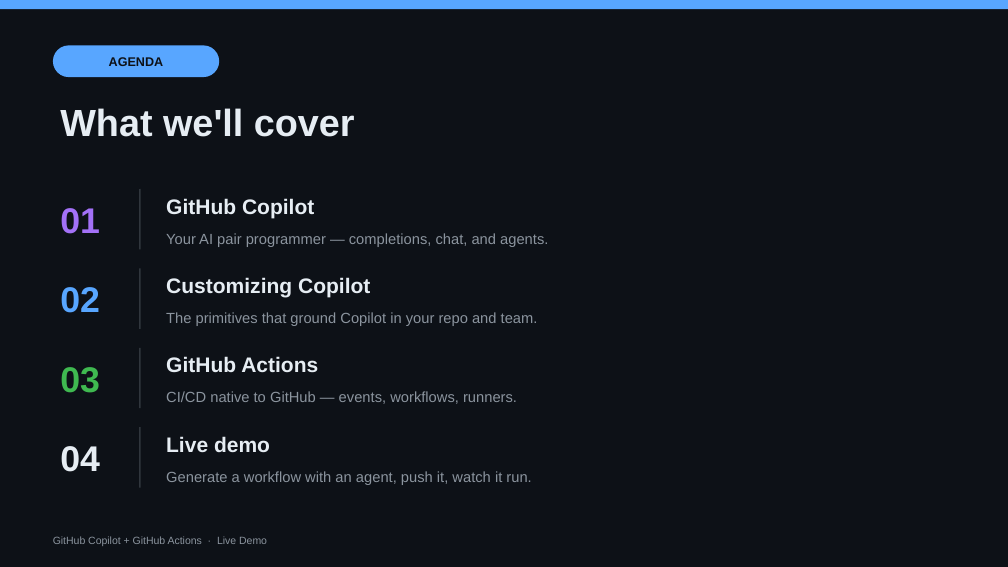
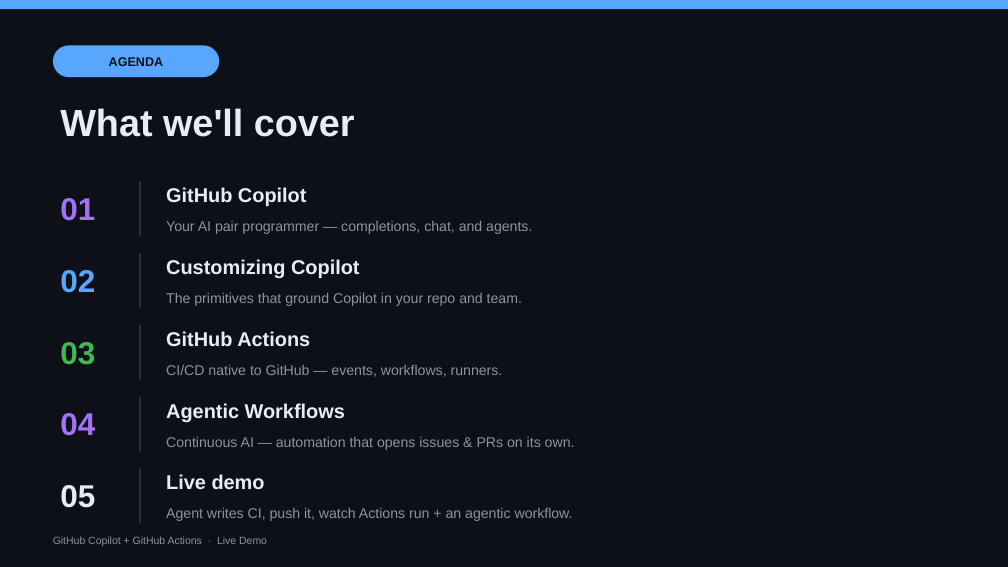
Before and after one commit to Roshawn21/TechWorkshop-L300-GitHub-Copilot-and-platform, a slide deck: slide 2 of presentation/copilot-actions-overview.pptx. Drawn at 1008x567 pixels with LibreOffice and Linux fonts; fonts in the diff are those of the drawing. Boxes give left, top, right and bottom in pixels: in the first picture for what was removed or moved away, otherwise in the second. Text is boxed around its words. In the diff, an @@ line names an element or a change of style, - is before the commit and + after.

```diff
--- a/presentation/copilot-actions-overview.pptx
+++ b/presentation/copilot-actions-overview.pptx
@@ text "01" moved from (x1=60, y1=208, x2=100, y2=234) to (x1=60, y1=198, x2=95, y2=221) @@
@@ text "GitHub Copilot" moved from (x1=166, y1=198, x2=314, y2=218) to (x1=166, y1=187, x2=307, y2=206) @@
@@ line moved from (140, 189) - (140, 250) to (140, 181) - (140, 236) @@
@@ text "Your AI pair programmer — ..." moved from (x1=166, y1=233, x2=548, y2=247) to (x1=166, y1=221, x2=532, y2=234) @@
@@ text "02" moved from (x1=60, y1=287, x2=100, y2=313) to (x1=60, y1=270, x2=95, y2=293) @@
@@ line moved from (140, 268) - (140, 329) to (140, 253) - (140, 308) @@
@@ text "Customizing Copilot" moved from (x1=166, y1=277, x2=370, y2=297) to (x1=166, y1=259, x2=360, y2=278) @@
@@ text "The primitives that ground Copilot ..." moved from (x1=166, y1=312, x2=538, y2=326) to (x1=166, y1=293, x2=522, y2=306) @@
@@ size 34 to 30 pt in 3 elements at (x1=60, y1=198, x2=95, y2=221), (x1=60, y1=270, x2=95, y2=293), (x1=60, y1=342, x2=95, y2=365) @@
@@ text "03" moved from (x1=60, y1=367, x2=100, y2=393) to (x1=60, y1=342, x2=95, y2=365) @@
@@ line moved from (140, 348) - (140, 408) to (140, 325) - (140, 380) @@
@@ text "GitHub Actions" moved from (x1=166, y1=356, x2=318, y2=373) to (x1=166, y1=331, x2=310, y2=346) @@
@@ size 14 to 13.5 pt in 3 elements at (x1=166, y1=221, x2=532, y2=234), (x1=166, y1=293, x2=522, y2=306), (x1=166, y1=365, x2=503, y2=377) @@
@@ text "CI/CD native to GitHub — ..." moved from (x1=166, y1=391, x2=517, y2=404) to (x1=166, y1=365, x2=503, y2=377) @@
@@ text "04" moved from (x1=60, y1=446, x2=100, y2=472) to (x1=60, y1=413, x2=95, y2=436) @@
@@ text "04" at (x1=60, y1=413, x2=95, y2=436): size 34 to 30 pt, text colour #E6EDF3 to #A371F7 @@
@@ line moved from (140, 427) - (140, 488) to (140, 397) - (140, 451) @@
@@ text added at (x1=166, y1=403, x2=345, y2=422), 19 pt, text #E6EDF3, bold @@
+Agentic Workflows
@@ text at (x1=166, y1=437, x2=575, y2=450): text changed; size 14 to 13.5 pt @@
-Generate a workflow with an agent, push it, watch it run.
+Continuous AI — automation that opens issues & PRs on its own.
@@ line added from (140, 469) to (140, 523), #30363D 1.5 pt @@
@@ size 20 to 19 pt in 4 elements at (x1=166, y1=187, x2=307, y2=206), (x1=166, y1=259, x2=360, y2=278), (x1=166, y1=331, x2=310, y2=346), (x1=166, y1=474, x2=265, y2=489) @@
@@ text "Live demo" moved from (x1=166, y1=436, x2=270, y2=452) to (x1=166, y1=474, x2=265, y2=489) @@
@@ text added at (x1=60, y1=485, x2=95, y2=508), 30 pt, text #E6EDF3, bold @@
+05
@@ text added at (x1=166, y1=508, x2=573, y2=521), 13.5 pt, text #8B949E @@
+Agent writes CI, push it, watch Actions run + an agentic workflow.
```
Also in this commit, not shown: 1 slide added, 3 other files.
